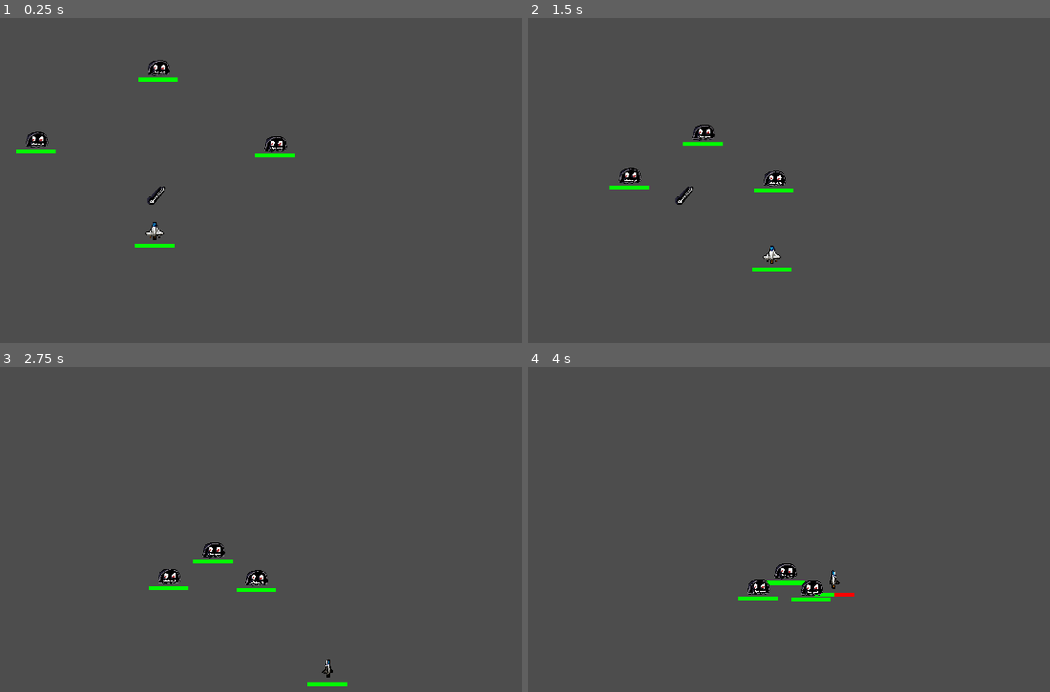
Above: before the commit, frames 1-4 (two rows, left to right).
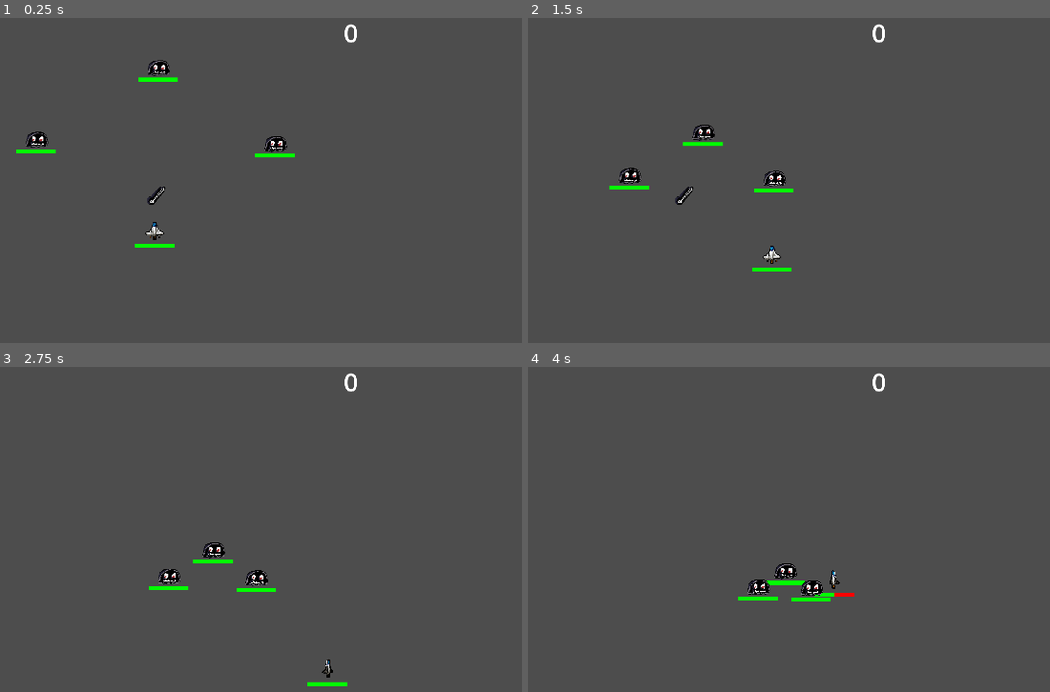
Above: after the commit, the same moments.

Repository: Tigatok/skunkworks-game
Game: Godot game, scene res://Main.tscn
The game is run twice, just before and just after one commit, with the same random seed, the same clock (stepped at 60 frames per second) and the same inputs.
Inputs:
- Up to frame 1 (0.25 s): no input
- Up to frame 2 (1.5 s): hold Right (move_right) 0.53-1.28 s; tap Space (space) at 0.6, 1.35 s; hold Down (move_down) from 1.28 s (still down)
- Up to frame 3 (2.75 s): release Down (move_down) at 2.03 s; hold Right (move_right) from 2.03 s (still down); tap Space (space) at 2.1 s
- Up to frame 4 (4 s): release Right (move_right) at 2.78 s; hold Up (move_up) 2.78-3.53 s; tap Space (space) at 2.85, 3.6 s; hold Left (move_left) from 3.53 s (still down)

The runs differ from the first frame. In frame 1, less than 0.1% of the frame differs, in the area x 65-69%, y 1-8%; in frame 2, less than 0.1%; in frame 3, less than 0.1%; in frame 4, less than 0.1%.

Commit message:
Adds coins, score, and pickup

Diff:
--- /dev/null
+++ b/Coin/Coin.gd
@@ -0,0 +1,10 @@
+extends Sprite2D
+
+@export var value = 5
+
+func _on_area_2d_body_entered(body):
+	var name = body.name
+	if (name != 'Player'):
+		return
+	body.collectCoin()
+	queue_free()
--- /dev/null
+++ b/Coin/Coin.tscn
@@ -0,0 +1,19 @@
+[gd_scene load_steps=4 format=3 uid="uid://blsmu3053g023"]
+
+[ext_resource type="Texture2D" uid="uid://bw5i2bwtekllc" path="res://Coin/coin.png" id="1_0oqyw"]
+[ext_resource type="Script" path="res://Coin/Coin.gd" id="2_l7cfl"]
+
+[sub_resource type="CircleShape2D" id="CircleShape2D_vljwn"]
+radius = 23.1948
+
+[node name="Coin" type="Sprite2D"]
+texture = ExtResource("1_0oqyw")
+script = ExtResource("2_l7cfl")
+
+[node name="Area2D" type="Area2D" parent="."]
+
+[node name="CollisionShape2D" type="CollisionShape2D" parent="Area2D"]
+position = Vector2(1, -1)
+shape = SubResource("CircleShape2D_vljwn")
+
+[connection signal="body_entered" from="Area2D" to="." method="_on_area_2d_body_entered"]
--- /dev/null
+++ b/HUD/HUD.gd
@@ -0,0 +1,10 @@
+extends CanvasLayer
+
+@onready var score = 0
+
+func _on_player_coin_picked():
+	print("Coin picked.")
+	score += 5
+	var format_string = "%s"
+	var actual_string = format_string % score
+	$Score.text = actual_string
--- /dev/null
+++ b/HUD/HUD.tscn
@@ -0,0 +1,17 @@
+[gd_scene load_steps=2 format=3 uid="uid://60w5d0n5lcms"]
+
+[ext_resource type="Script" path="res://HUD/HUD.gd" id="1_nygor"]
+
+[node name="HUD" type="CanvasLayer"]
+script = ExtResource("1_nygor")
+
+[node name="Score" type="Label" parent="."]
+anchors_preset = 5
+anchor_left = 0.5
+anchor_right = 0.5
+offset_left = -20.0
+offset_right = 20.0
+offset_bottom = 23.0
+grow_horizontal = 2
+theme_override_font_sizes/font_size = 64
+text = "0"
--- a/Main.tscn
+++ b/Main.tscn
@@ -1,8 +1,9 @@
-[gd_scene load_steps=4 format=3 uid="uid://curcelcqp0f3a"]
+[gd_scene load_steps=5 format=3 uid="uid://curcelcqp0f3a"]
 
 [ext_resource type="PackedScene" uid="uid://bq7rtwda5y4lb" path="res://Player/Player.tscn" id="2_043f6"]
 [ext_resource type="PackedScene" uid="uid://bc2lrcgcgux71" path="res://Monster/monster.tscn" id="3_ocsmo"]
 [ext_resource type="PackedScene" uid="uid://jj5pb4yyhmrs" path="res://Weapon/weapon_pickup.tscn" id="4_70frw"]
+[ext_resource type="PackedScene" uid="uid://60w5d0n5lcms" path="res://HUD/HUD.tscn" id="4_lopj0"]
 
 [node name="Main" type="Node"]
 
@@ -13,8 +14,6 @@
 
 [node name="Player" parent="." instance=ExtResource("2_043f6")]
 position = Vector2(464, 544)
-speed = 300
-weapons = []
 
 [node name="Monster" parent="." instance=ExtResource("3_ocsmo")]
 position = Vector2(473, 95)
@@ -24,3 +23,7 @@
 
 [node name="Monster3" parent="." instance=ExtResource("3_ocsmo")]
 position = Vector2(799, 307)
+
+[node name="HUD" parent="." instance=ExtResource("4_lopj0")]
+
+[connection signal="coin_picked" from="Player" to="HUD" method="_on_player_coin_picked"]
--- a/Monster/monster.gd
+++ b/Monster/monster.gd
@@ -37,8 +37,14 @@
 	damaged.emit()
 	print("Hit, health: ", health)
 	if (health <= 0):
-		queue_free()
+		die()
 
+func die():
+	queue_free()
+	var coin = load("res://Coin/Coin.tscn")
+	coin = coin.instantiate()
+	coin.position = self.position
+	get_parent().add_child(coin)
 
 func _on_body_entered(body):
 	if (body.name == "Missile"):
--- a/Player/Player.gd
+++ b/Player/Player.gd
@@ -1,4 +1,6 @@
 extends CharacterBody2D
+
+signal coin_picked
 
 @export var speed = 300
 @export var weapons = []
@@ -48,3 +50,7 @@
 	var amountToRemove = float(ratio) * float(100)
 	$HealthBar/Green.size.x -= amountToRemove
 	playerHealth -= damageTaken
+
+func collectCoin():
+	print("collected coin")
+	coin_picked.emit()
Binary file added: Coin/coin.png
Not shown, added: Coin/coin.png.import
